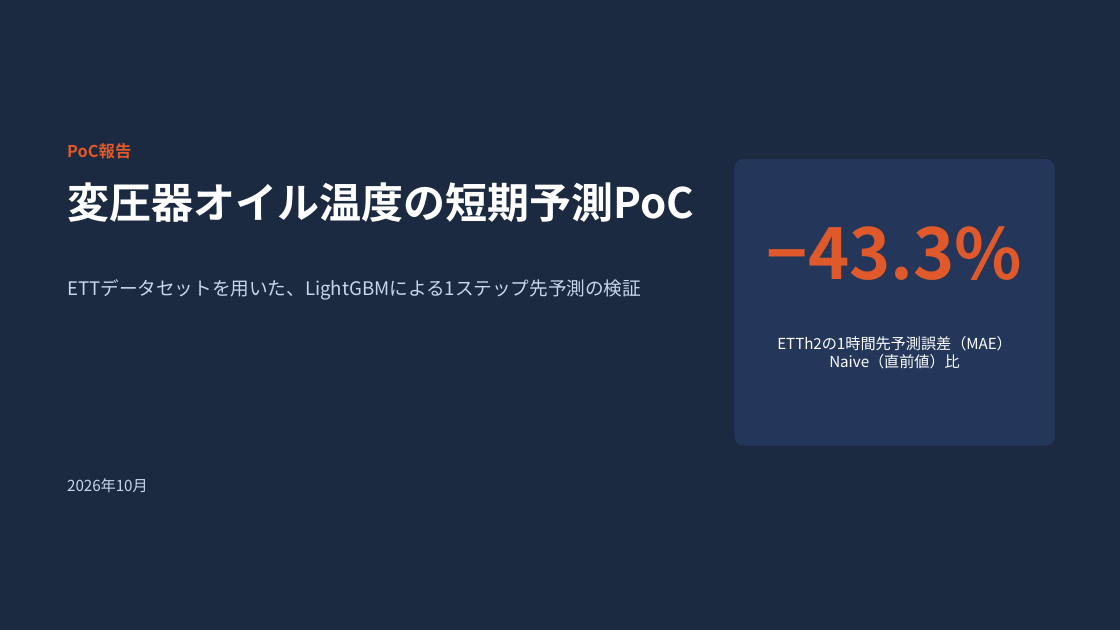
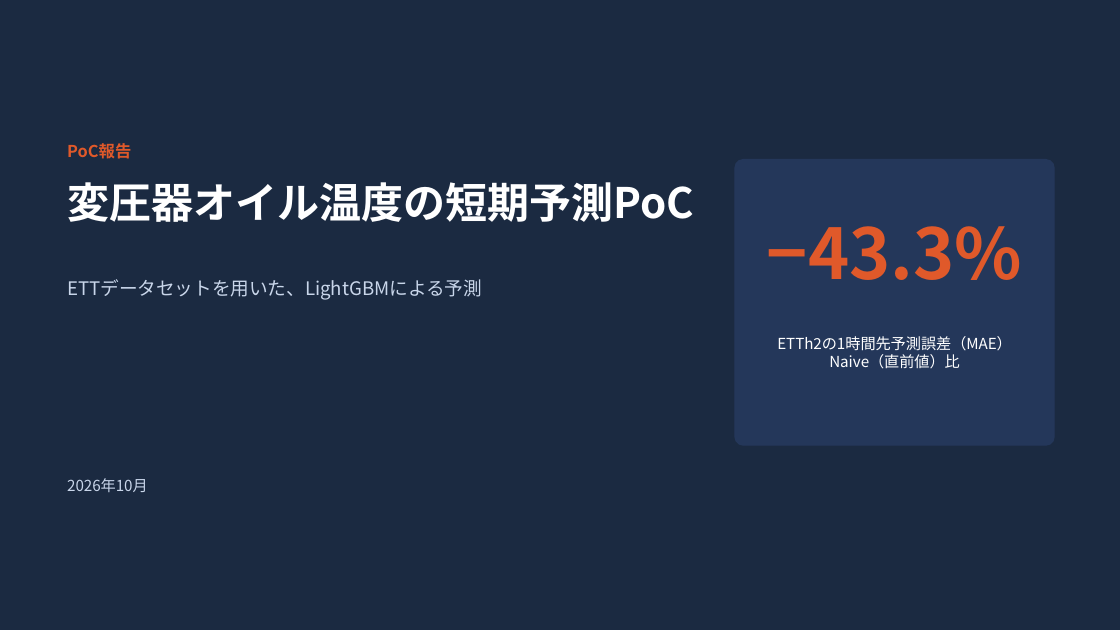
Before and after one commit to IPEC0624/PoC_ETT_clean, a slide deck: slide 1 of assignment-main/report/PoC_report.pptx. Drawn at 1120x630 pixels with LibreOffice and Linux fonts; fonts in the diff are those of the drawing. Boxes give left, top, right and bottom in pixels: in the first picture for what was removed or moved away, otherwise in the second. Text is boxed around its words. In the diff, an @@ line names an element or a change of style, - is before the commit and + after.

```diff
--- a/assignment-main/report/PoC_report.pptx
+++ b/assignment-main/report/PoC_report.pptx
@@ text at [67,279,482,300]: text changed @@
-ETTデータセットを用いた、LightGBMによる1ステップ先予測の検証
+ETTデータセットを用いた、LightGBMによる予測
```
Also in this commit, not shown: 13 other slides changed, 1 slide removed, 1 other file.
